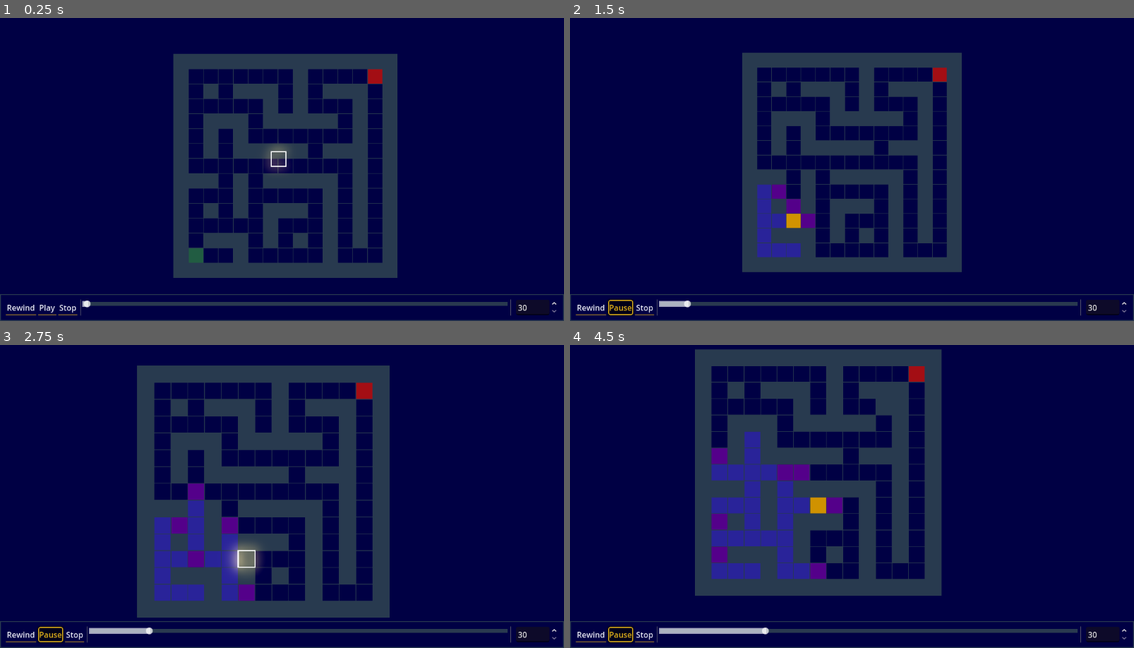
Above: before the commit, frames 1-4 (two rows, left to right).
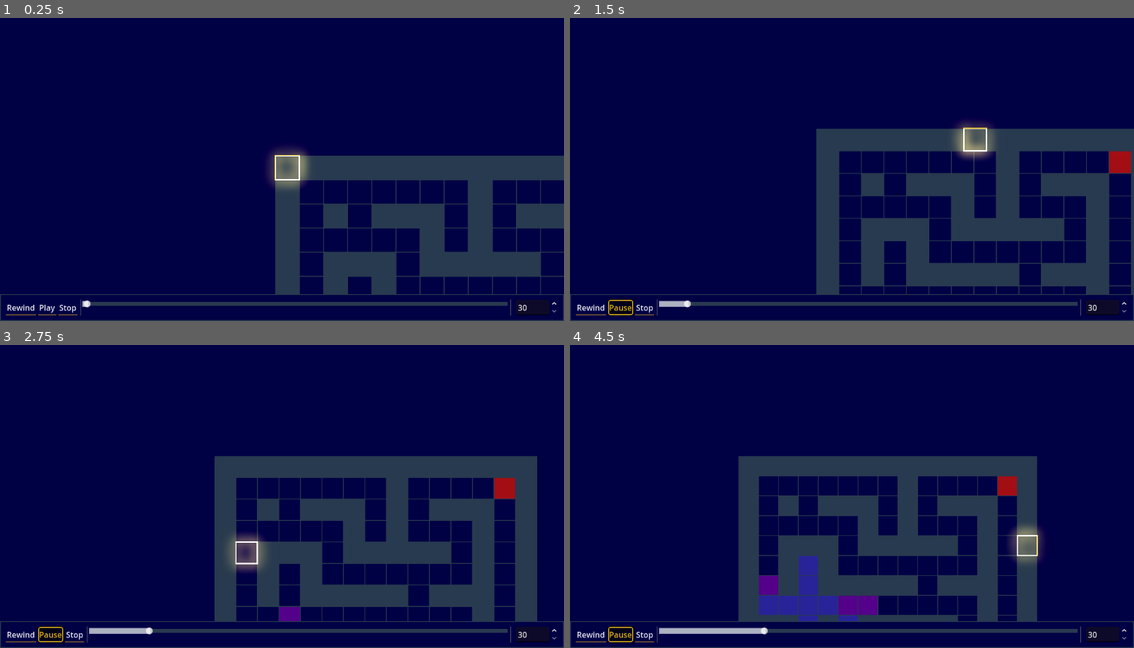
Above: after the commit, the same moments.

Repository: Foolminate/kintsugi-workbench
Game: Godot game, scene res://problems/advent-of-code/aoc-2024/16/day16.tscn
The game is run twice, just before and just after one commit, with the same random seed, the same clock (stepped at 60 frames per second) and the same inputs.
Inputs (mouse positions are in pixels of both pictures, inside the frame that each line leads up to):
- Up to frame 1 (0.25 s): no input
- Up to frame 2 (1.5 s): click "Play" at 0.5 s; move the mouse to (976, 145) at 1.27 s; hold D (move_right, bound only after the commit) from 1.28 s (still down); hold Middle mouse button (camera_pan) from 1.28 s (still down); click (976, 145) at 1.42 s
- Up to frame 3 (2.75 s): tap Mouse wheel up (zoom_in) at 1.55 s; release D (move_right, bound only after the commit) at 2 s; release Middle mouse button (camera_pan) at 2 s; drag from (169, 505) to (253, 554) at 2.02 s
- Up to frame 4 (4.5 s): move the mouse to (908, 420) at 2.77 s; hold D (move_right, bound only after the commit) 2.78-3.5 s; hold Mouse wheel down (zoom_out) 2.78-3.5 s; click (908, 420) at 2.92 s; tap Middle mouse button (camera_pan) at 3.05 s; drag from (823, 554) to (682, 441) at 3.52 s; move the mouse to (1021, 535) at 4.27 s; hold A (move_left, bound only after the commit) from 4.28 s (still down); hold Mouse wheel up (zoom_in) from 4.28 s (still down); click (1021, 535) at 4.42 s

The runs differ from the first frame. In frame 1, 25% of the frame differs, in the area x 30-100%, y 11-92%; in frame 2, 28%; in frame 3, 32%, in the area x 24-96%, y 6-92%; in frame 4, 31%.

Commit message:
chore: refined camera movement

Diff:
--- /dev/null
+++ b/core/engine/camera_controller.gd
@@ -0,0 +1,87 @@
+extends Camera2D
+
+@export_group("Settings")
+@export var smoothing_factor: float = 0.15
+
+@export_subgroup("Panning")
+@export var pan_speed: float = 1000.0
+
+@export_subgroup("Zooming")
+@export var min_zoom: float = 0.1
+@export var max_zoom: float = 5.0
+@export var zoom_step: float = 0.15
+
+var _target_zoom: float = 1.0
+var _target_position: Vector2 = Vector2.ZERO
+
+func frame_rect(rect: Rect2, padding: float = 100.0) -> void:
+	if rect.size == Vector2.ZERO:
+		return
+
+	# Use the actual viewport size from the SubViewport
+	var viewport_size = get_viewport().get_visible_rect().size
+
+	# Safety check: If the viewport hasn't initialized its size yet,
+	# wait for the next frame or use a default.
+	if viewport_size.x <= 2:
+		await get_tree().process_frame
+		viewport_size = get_viewport().get_visible_rect().size
+
+	var usable_space = viewport_size - Vector2(padding, padding) * 2
+	var zoom_x = usable_space.x / rect.size.x
+	var zoom_y = usable_space.y / rect.size.y
+
+	_target_zoom = clamp(min(zoom_x, zoom_y), min_zoom, max_zoom)
+	_target_position = rect.get_center()
+	set_process(true)
+
+func frame_node(node: Node2D, padding: float = 100.0) -> void:
+	var rect = Rect2()
+	if node.has_method("get_rect"):
+		var local_rect = node.get_rect()
+		rect = node.get_global_transform() * local_rect
+	frame_rect(rect, padding)
+	set_process(true)
+
+func _ready() -> void:
+	_target_position = global_position
+	_target_zoom = zoom.x
+
+func _unhandled_input(event: InputEvent) -> void:
+	if event is InputEventMouseMotion and Input.is_action_pressed("camera_pan"):
+		_target_position -= event.relative / zoom
+		set_process(true)
+
+	elif event.is_action_pressed("zoom_in"):
+		_update_zoom(1.0 + zoom_step)
+
+	elif event.is_action_pressed("zoom_out"):
+		_update_zoom(1.0 - zoom_step)
+
+	elif Input.get_vector("move_left", "move_right", "move_up", "move_down"):
+		set_process(true)
+
+func _update_zoom(factor: float) -> void:
+	var old_zoom = _target_zoom
+	_target_zoom = clamp(_target_zoom * factor, min_zoom, max_zoom)
+
+	var mouse_pos = get_global_mouse_position()
+	var zoom_ratio = old_zoom / _target_zoom
+	_target_position = mouse_pos + (global_position - mouse_pos) * zoom_ratio
+	set_process(true)
+
+func _process(delta: float) -> void:
+	var input_vector = Input.get_vector("move_left", "move_right", "move_up", "move_down")
+	if input_vector:
+		_target_position += input_vector * pan_speed * (1.0 / zoom.x) * delta
+
+	var movement_weight = 1.0 - exp(-smoothing_factor * delta)
+	global_position = global_position.lerp(_target_position, movement_weight)
+	zoom = zoom.lerp(Vector2.ONE * _target_zoom, movement_weight)
+
+	if (global_position.distance_to(_target_position) < 0.1
+		and abs(zoom.x - _target_zoom) < 0.01
+		and input_vector == Vector2.ZERO):
+		global_position = _target_position
+		zoom = Vector2.ONE * _target_zoom
+		set_process(false)
--- /dev/null
+++ b/core/engine/camera_main.tscn
@@ -0,0 +1,6 @@
+[gd_scene load_steps=2 format=3 uid="uid://gi5lracyyxia"]
+
+[ext_resource type="Script" uid="uid://bosjr8hgu4ogc" path="res://core/engine/camera_controller.gd" id="1_k0lfi"]
+
+[node name="CameraMain" type="Camera2D"]
+script = ExtResource("1_k0lfi")
--- a/core/engine/orchestrator.gd
+++ b/core/engine/orchestrator.gd
@@ -4,7 +4,7 @@
 ## The central hub connecting Logic (Solver), Data (Grid), and View (Visualizer).
 ## It manages the "Source of Truth" for the grid and coordinates the hot-swap workflow.
 
-@onready var camera: Camera2D = %Camera2D
+@onready var camera: Camera2D = %CameraMain
 @onready var grid_visualizer: GridVisualizer = %GridVisualizer
 @onready var conductor: Conductor = $Conductor
 @onready var playback_controls: PanelContainer = %PlaybackControls
@@ -53,7 +53,7 @@
 	conductor.set_default_rewind_time(settings.rewind_time)
 
 	# frame the grid_visualizer on screen resize
-	get_tree().root.size_changed.connect(func(): camera.frame_node(grid_visualizer, 100.0, 0.5))
+	get_tree().root.size_changed.connect(func(): camera.frame_node(grid_visualizer, 100.0))
 	var initial_data = _solver.parse_input(puzzle_input.text)
 
 	load_problem(initial_data)
@@ -66,7 +66,7 @@
 
 	# Initialize the visualizer with the raw state
 	grid_visualizer.initialize_grid(_grid_data)
-	camera.frame_node(grid_visualizer, 100.0, 0.5)
+	camera.frame_node(grid_visualizer, 100.0)
 
 	# Run the initial solution
 	_trigger_solve(true)
--- a/problems/templates/aoc_base.tscn
+++ b/problems/templates/aoc_base.tscn
@@ -1,11 +1,11 @@
 [gd_scene load_steps=9 format=3 uid="uid://dgnqcdr03m2ed"]
 
-[ext_resource type="Script" uid="uid://bosjr8hgu4ogc" path="res://problems/templates/camera_controller.gd" id="1_j46sy"]
 [ext_resource type="Script" uid="uid://oiisyuh2r2tx" path="res://core/engine/orchestrator.gd" id="1_rqq8a"]
 [ext_resource type="Script" uid="uid://m15f52anl713" path="res://problems/templates/default_settings.gd" id="2_jm3md"]
 [ext_resource type="PackedScene" uid="uid://dl22h5lactcuq" path="res://core/components/grid/grid_visualizer.tscn" id="2_rqq8a"]
 [ext_resource type="PackedScene" uid="uid://d0l4q4b3pkl8g" path="res://core/components/ui/playback_controls.tscn" id="3_lfe46"]
 [ext_resource type="Script" uid="uid://cm131hj1jnwr4" path="res://core/engine/conductor.gd" id="4_itbju"]
+[ext_resource type="PackedScene" uid="uid://gi5lracyyxia" path="res://core/engine/camera_main.tscn" id="5_jm3md"]
 
 [sub_resource type="Resource" id="Resource_u8w4m"]
 script = ExtResource("2_jm3md")
@@ -58,12 +58,8 @@
 [node name="WorldEnvironment" type="WorldEnvironment" parent="SubViewportContainer/SubViewport"]
 environment = SubResource("Environment_jm3md")
 
-[node name="Camera2D" type="Camera2D" parent="SubViewportContainer/SubViewport"]
+[node name="CameraMain" parent="SubViewportContainer/SubViewport" instance=ExtResource("5_jm3md")]
 unique_name_in_owner = true
-process_callback = 0
-position_smoothing_speed = 10.0
-editor_draw_limits = true
-script = ExtResource("1_j46sy")
 
 [node name="UiLayer" type="CanvasLayer" parent="."]
 
--- a/problems/templates/camera_controller.gd
+++ /dev/null
@@ -1,65 +0,0 @@
-extends Camera2D
-
-@export_group("Zoom Settings")
-@export var min_zoom: float = 0.1
-@export var max_zoom: float = 5.0
-@export var zoom_speed: float = 0.15
-@export var zoom_duration: float = 0.2
-
-var _target_zoom: float = 1.0
-var _zoom_tween: Tween
-
-func frame_rect(rect: Rect2, padding: float = 100.0, duration: float = zoom_duration) -> void:
-	if rect.size == Vector2.ZERO:
-		return
-
-	# Use the actual viewport size from the SubViewport
-	var viewport_size = get_viewport().get_visible_rect().size
-
-	# Safety check: If the viewport hasn't initialized its size yet,
-	# wait for the next frame or use a default.
-	if viewport_size.x <= 2:
-		await get_tree().process_frame
-		viewport_size = get_viewport().get_visible_rect().size
-
-	var usable_space = viewport_size - Vector2(padding, padding) * 2
-	var zoom_x = usable_space.x / rect.size.x
-	var zoom_y = usable_space.y / rect.size.y
-
-	_target_zoom = clamp(min(zoom_x, zoom_y), min_zoom, max_zoom)
-
-	if _zoom_tween: _zoom_tween.kill()
-	_zoom_tween = create_tween().set_parallel(true)
-	_zoom_tween.set_trans(Tween.TRANS_QUINT).set_ease(Tween.EASE_OUT)
-	_zoom_tween.tween_property(self, "zoom", Vector2.ONE * _target_zoom, duration)
-	_zoom_tween.tween_property(self, "global_position", rect.get_center(), duration)
-
-func frame_node(node: Node2D, padding: float = 100.0, duration: float = zoom_duration) -> void:
-	var rect = Rect2()
-	if node.has_method("get_rect"):
-		var local_rect = node.get_rect()
-		rect = node.get_global_transform() * local_rect
-	frame_rect(rect, padding, duration)
-
-func _unhandled_input(event: InputEvent) -> void:
-	if event is InputEventMouseMotion:
-		if Input.is_action_pressed("camera_pan"):
-			global_position -= event.relative / zoom
-	elif event is InputEventMouseButton:
-		if event.is_action_pressed("zoom_in"):
-			_zoom_camera(1.0 + zoom_speed, get_global_mouse_position())
-		elif event.is_action_pressed("zoom_out"):
-			_zoom_camera(1.0 - zoom_speed, get_global_mouse_position())
-
-func _zoom_camera(factor: float, focus_point: Vector2) -> void:
-	_target_zoom = clamp(zoom.x * factor, min_zoom, max_zoom)
-
-	var next_zoom = Vector2.ONE * _target_zoom
-	var zoom_ratio = zoom.x / next_zoom.x
-	var target_pos = global_position + (focus_point - global_position) * (1.0 - zoom_ratio)
-
-	if _zoom_tween: _zoom_tween.kill()
-	_zoom_tween = create_tween().set_parallel(true)
-	_zoom_tween.set_trans(Tween.TRANS_SINE).set_ease(Tween.EASE_OUT)
-	_zoom_tween.tween_property(self, "zoom", Vector2.ONE * _target_zoom, zoom_duration)
-	_zoom_tween.tween_property(self, "global_position", target_pos, zoom_duration)
--- a/project.godot
+++ b/project.godot
@@ -44,6 +44,26 @@
 "events": [Object(InputEventMouseButton,"resource_local_to_scene":false,"resource_name":"","device":-1,"window_id":0,"a …(253 unchanged characters)…
 ]
 }
+move_up={
+"deadzone": 0.2,
+"events": [Object(InputEventKey,"resource_local_to_scene":false,"resource_name":"","device":-1,"window_id":0,"alt_pressed":false,"shift_pressed":false,"ctrl_pressed":false,"meta_pressed":false,"pressed":false,"keycode":0,"physical_keycode":87,"key_label":0,"unicode":119,"location":0,"echo":false,"script":null)
+]
+}
+move_down={
+"deadzone": 0.2,
+"events": [Object(InputEventKey,"resource_local_to_scene":false,"resource_name":"","device":-1,"window_id":0,"alt_pressed":false,"shift_pressed":false,"ctrl_pressed":false,"meta_pressed":false,"pressed":false,"keycode":0,"physical_keycode":83,"key_label":0,"unicode":115,"location":0,"echo":false,"script":null)
+]
+}
+move_left={
+"deadzone": 0.2,
+"events": [Object(InputEventKey,"resource_local_to_scene":false,"resource_name":"","device":-1,"window_id":0,"alt_pressed":false,"shift_pressed":false,"ctrl_pressed":false,"meta_pressed":false,"pressed":false,"keycode":0,"physical_keycode":65,"key_label":0,"unicode":97,"location":0,"echo":false,"script":null)
+]
+}
+move_right={
+"deadzone": 0.2,
+"events": [Object(InputEventKey,"resource_local_to_scene":false,"resource_name":"","device":-1,"window_id":0,"alt_pressed":false,"shift_pressed":false,"ctrl_pressed":false,"meta_pressed":false,"pressed":false,"keycode":0,"physical_keycode":68,"key_label":0,"unicode":100,"location":0,"echo":false,"script":null)
+]
+}
 
 [rendering]
 
Renamed: problems/templates/camera_controller.gd.uid -> core/engine/camera_controller.gd.uid
